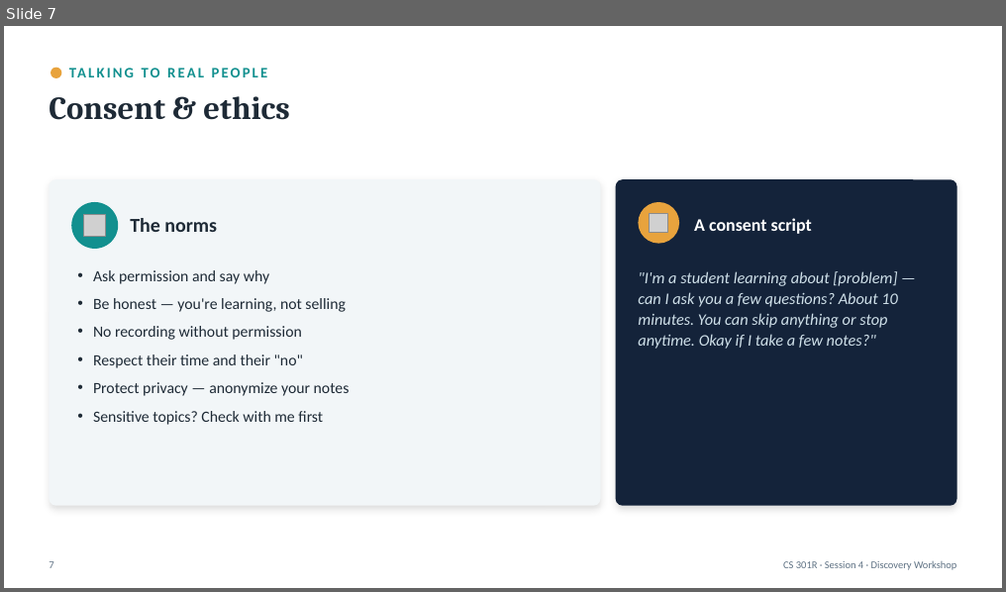
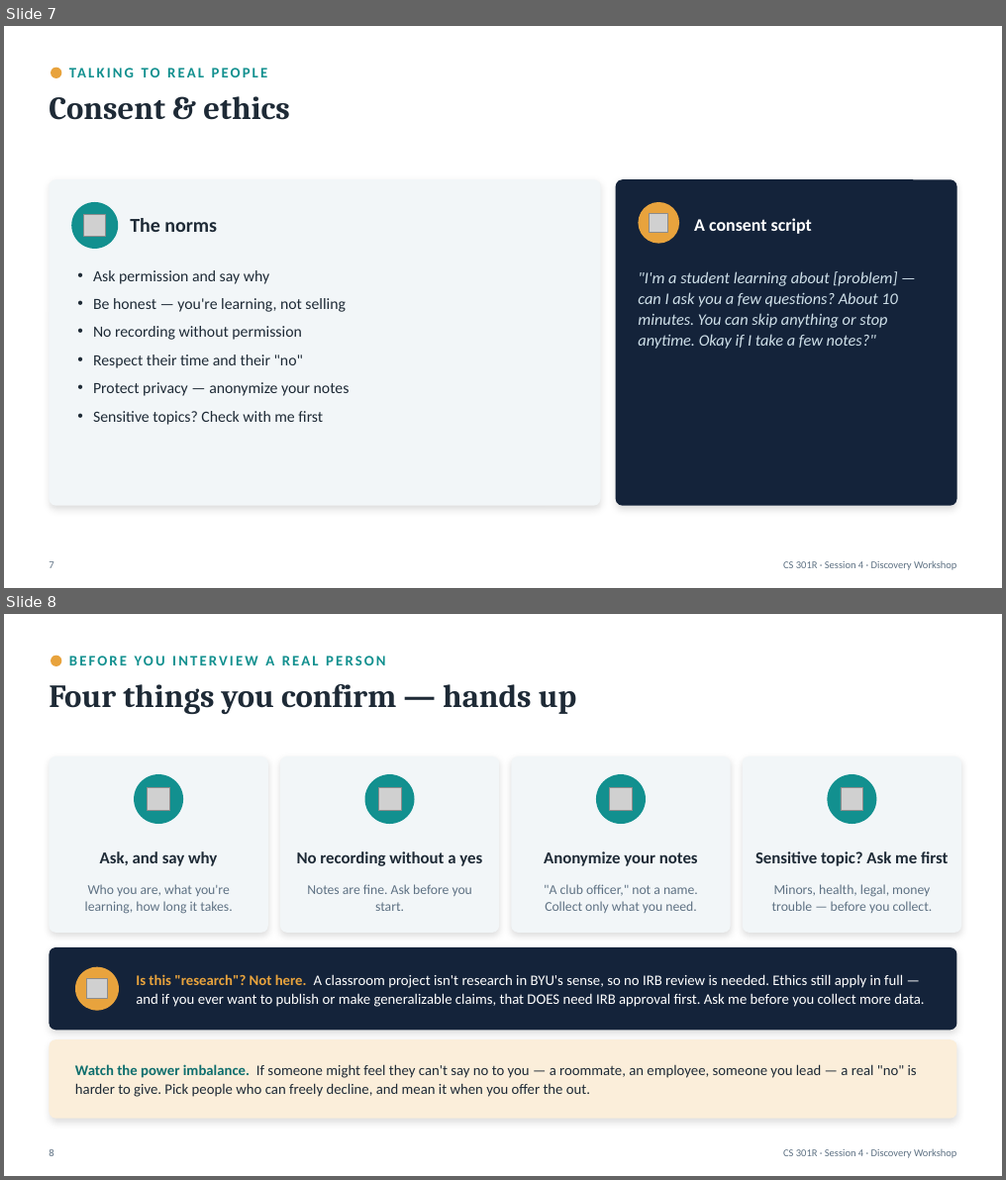
Before and after one commit to BYU-CS-Course-Ops/CS380, a slide deck: lectures/Session04-Discovery.pptx. Shown one above the other, each under a label of ours: slide 7 before the commit, slides 7 and 8 after it. The pictures are 1006x592 and 1006x1180 pixels, drawn with LibreOffice and Linux fonts; fonts in the diff are those of the drawing; grey boxes stand for pictures. Boxes give left, top, right and bottom in pixels: in the first picture for what was removed or moved away, otherwise in the second. Text is boxed around its words. In the diff, an @@ line names an element or a change of style, - is before the commit and + after.

Commit message:
Add Session 7 content and related updates

```diff
--- a/lectures/Session04-Discovery.pptx
+++ b/lectures/Session04-Discovery.pptx
@@ slide 8 added at <box>4,614,1002,1176</box>, background #FFFFFF @@
@@ ellipse added at <box>51,656,61,666</box>, fill #E8A33D @@
@@ text added at <box>49,684,577,714</box>, 31 pt, text #1E2A36, bold @@
+Four things you confirm — hands up
@@ rounded rectangle added at <box>49,757,268,933</box>, fill #F2F6F8 @@
@@ rounded rectangle added at <box>280,757,499,933</box>, fill #F2F6F8 @@
@@ rounded rectangle added at <box>511,757,731,933</box>, fill #F2F6F8 @@
@@ rounded rectangle added at <box>743,757,961,933</box>, fill #F2F6F8 @@
@@ ellipse added at <box>134,774,183,824</box>, fill #12908F @@
@@ picture added at <box>148,788,169,811</box> @@
@@ ellipse added at <box>365,774,415,824</box>, fill #12908F @@
@@ picture added at <box>378,788,401,811</box> @@
@@ ellipse added at <box>596,774,646,824</box>, fill #12908F @@
@@ picture added at <box>610,788,632,811</box> @@
@@ ellipse added at <box>827,774,876,824</box>, fill #12908F @@
@@ picture added at <box>841,788,863,811</box> @@
@@ text added at <box>100,852,217,866</box>, 16 pt, text #1E2A36, bold @@
+Ask, and say why
@@ text added at <box>297,852,482,866</box>, 16 pt, text #1E2A36, bold @@
+No recording without a yes
@@ text added at <box>544,852,698,866</box>, 16 pt, text #1E2A36, bold @@
+Anonymize your notes
@@ text added at <box>755,852,947,866</box>, 16 pt, text #1E2A36, bold @@
+Sensitive topic? Ask me first
@@ text added at <box>85,884,232,914</box>, 13 pt, text #5F7284 @@
+Who you are, what you're learning, how long it takes.
@@ text added at <box>307,884,472,911</box>, 13 pt, text #5F7284 @@
+Notes are fine. Ask before you start.
@@ text added at <box>544,884,698,913</box>, 13 pt, text #5F7284 @@
+"A club officer," not a name. Collect only what you need.
@@ text added at <box>772,884,933,913</box>, 13 pt, text #5F7284 @@
+Minors, health, legal, money trouble — before you collect.
@@ rounded rectangle added at <box>49,948,957,1031</box>, fill #14233A @@
@@ ellipse added at <box>75,967,119,1011</box>, fill #E8A33D @@
@@ picture added at <box>87,979,108,1000</box> @@
@@ text added at <box>136,974,924,1007</box>, 14 pt, text #FFFFFF @@
+Is this "research"? Not here. A classroom project isn't research in BYU's sense, so no IRB review is needed. Ethics still apply in full — and if you ever want to publish or make generalizable claims, that DOES need IRB approval first. Ask me before you collect more data.
@@ text added at <box>750,993,874,1075</box>, 14 pt, text #12908F, bold @@
+BEFORE YOU INTERVIEW A REAL PERSON
@@ rounded rectangle added at <box>49,1040,957,1119</box>, fill #FBEEDA @@
@@ text added at <box>75,1064,917,1097</box>, 14 pt, text #1E2A36 @@
+Watch the power imbalance. If someone might feel they can't say no to you — a roommate, an employee, someone you lead — a real "no" is harder to give. Pick people who can freely decline, and mean it when you offer the out.
@@ text added at <box>49,1150,54,1157</box>, 10 pt, text #5F7284 @@
+8
@@ text added at <box>783,1150,956,1158</box>, 10 pt, text #5F7284 @@
+CS 301R · Session 4 · Discovery Workshop
```
Also in this commit, not shown: 5 slides changed, 13 other files.
